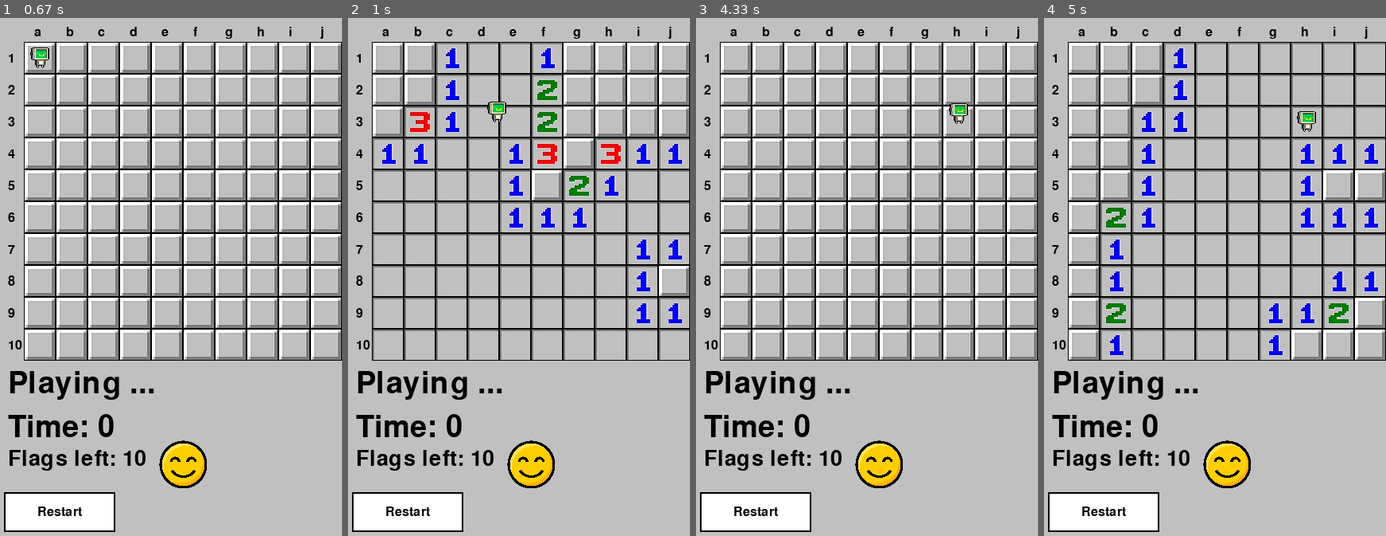
Above: before the commit, frames 1-4 (left to right).
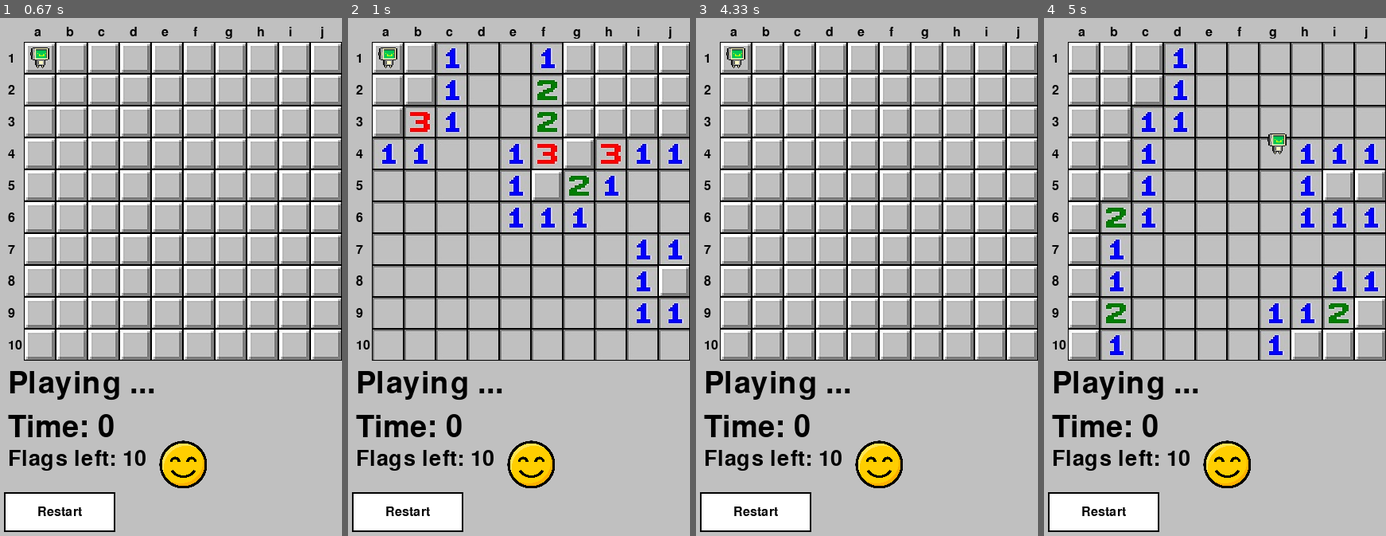
Above: after the commit, the same moments.

Repository: ColinTreanor/581Minesweeper2025
Game: pygame game, started from pygame_main.py
Same seed, same stepped clock (60 frames per second), same inputs: the game is played once before the commit and once after it.
Inputs (mouse positions are in pixels of both pictures, inside the frame that each line leads up to):
- Up to frame 1 (0.67 s): click (171, 447) at 0.38 s
- Up to frame 2 (1 s): click (436, 282) at 0.72 s
- Up to frame 3 (4.33 s): click (918, 95) at 1.05 s; click (778, 85) at 1.38 s; click (867, 494) at 3.55 s; click (867, 302) at 3.88 s; click (867, 447) at 4.22 s
- Up to frame 4 (5 s): click (1139, 235) at 4.55 s

Frame 1 is identical in both runs. In frame 2, 0.3% of the frame differs, in the area x 8-47%, y 5-21%; in frame 3, 0.3%, in the area x 8-80%, y 5-21%; in frame 4, 0.3%.

Commit message:
added check to have agent off for single and on for mult or auto

Diff:
--- a/event_handler.py
+++ b/event_handler.py
@@ -87,11 +87,16 @@
                                 if game.mines > MIN_MINES:
                                     game.DecrementMines()
                             case ButtonClass.ButtonTypes.MINE_SELECT_START:
+                                from constants import GameMode
+
+                                if game.game_mode == GameMode.SINGLE_PLAYER:
+                                    game.active_agent = False
+                                else:
+                                    game.active_agent = True
+
+
                                 game.state = GameState.PLAYING
-                                game.active_agent = True #COMMENT OUT IF YOU WANT TO PLAY WITHOUT AGENT
-
                                 # For auto-solver mode, make the first move to start the board generation
-                                from constants import GameMode
                                 if game.game_mode == GameMode.AUTO_SOLVER:
                                     # Make an initial random move to generate the board
                                     import random
